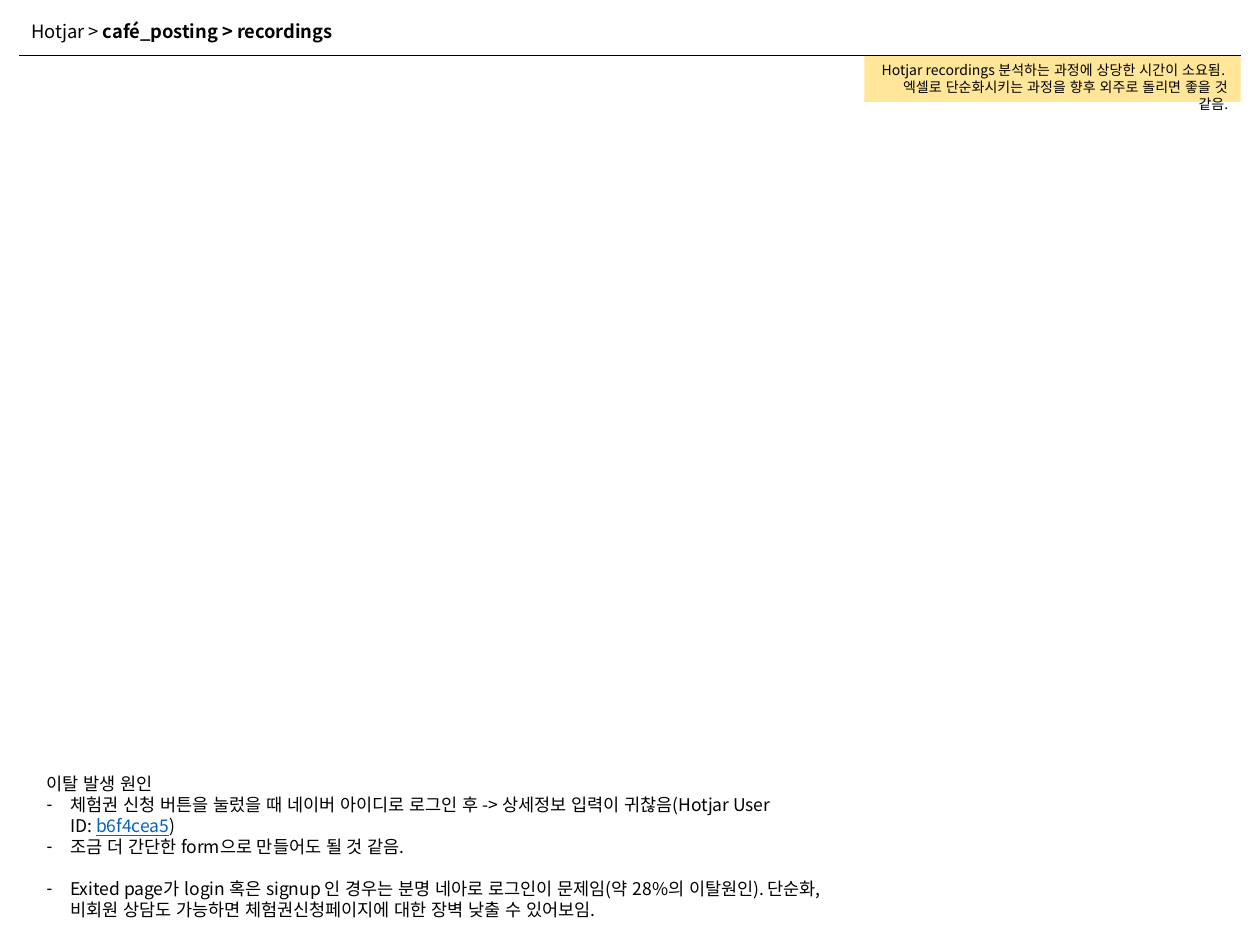
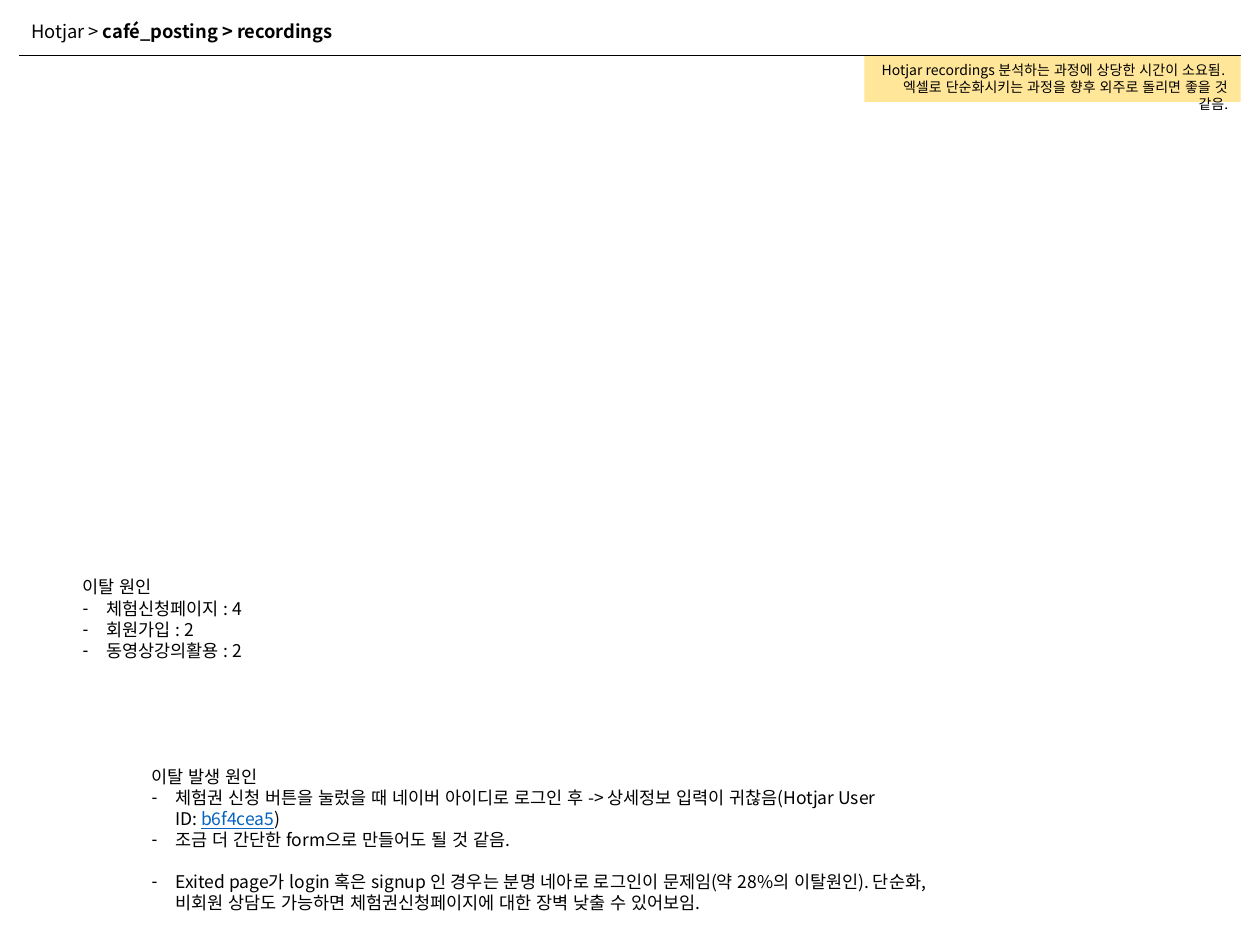
Before and after one commit to naxvinci/marketing, a slide deck: slide 17 of marketing_insights_GA.pptx (slide 14 before the commit). Drawn at 1260x945 pixels with LibreOffice and Linux fonts; fonts in the diff are those of the drawing. Boxes give left, top, right and bottom in pixels: in the first picture for what was removed or moved away, otherwise in the second. Text is boxed around its words. In the diff, an @@ line names an element or a change of style, - is before the commit and + after.

```diff
--- a/marketing_insights_GA.pptx
+++ b/marketing_insights_GA.pptx
@@ text added at <box>83,578,242,659</box>, 10 pt, text #000000 @@
+이탈 원인
+– 체험신청페이지 : 4
+– 회원가입 : 2
+– 동영상강의활용 : 2
@@ text "이탈 발생 원인": place and size @@
-text "이탈 발생 원인" at <box>47,775,821,918</box>
+text "이탈 발생 원인" at <box>152,768,926,911</box>
```
Also in this commit, not shown: 2 other slides changed, 6 slides added, 1 slide removed, 10 other files.
